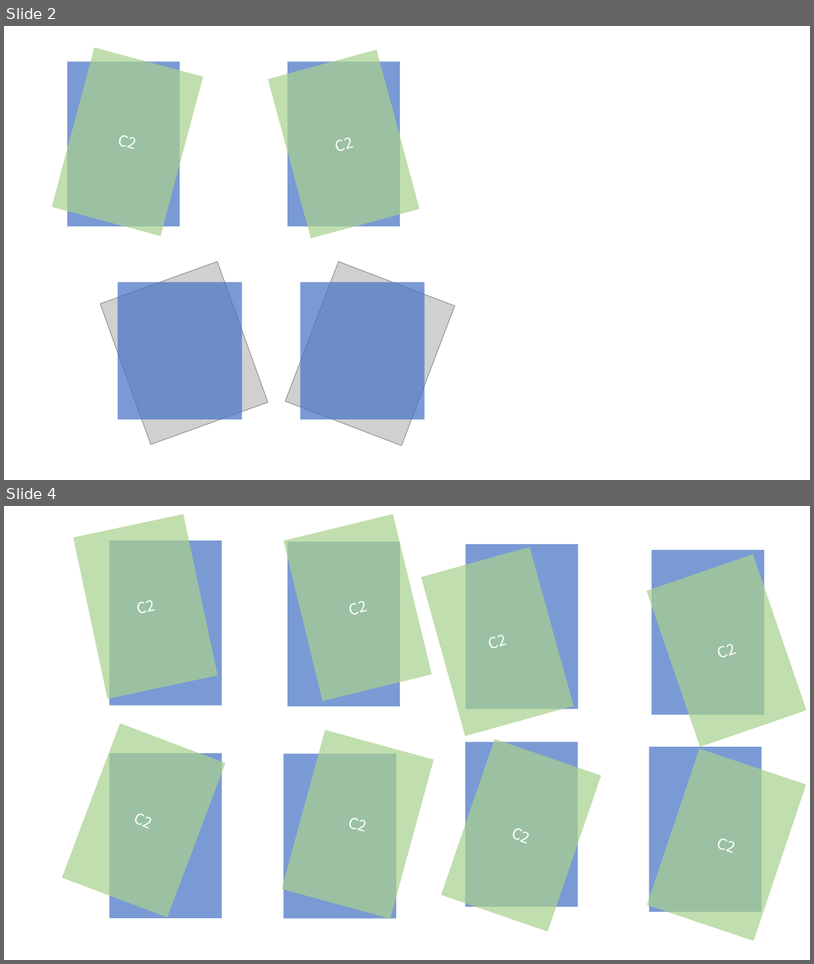
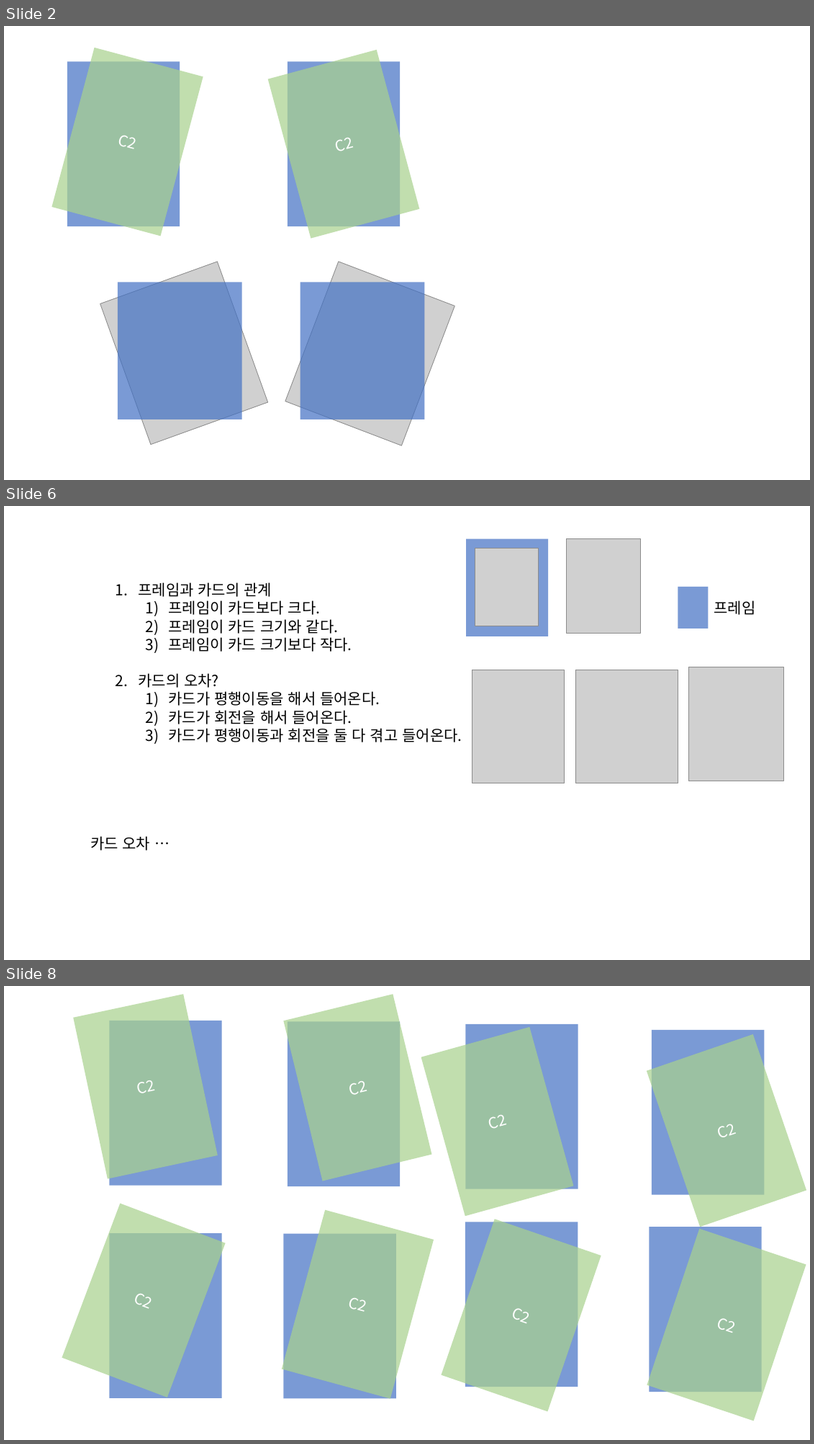
Before and after one commit to KangDoHyeong/PlayingCardsDetection, a slide deck: Doh/rotate.pptx. Shown one above the other, each under a label of ours: slides 2 and 4 before the commit, slides 2, 6 and 8 after it; the slides between them are not shown. The pictures are 814x964 and 814x1444 pixels, drawn with LibreOffice and Linux fonts; fonts in the diff are those of the drawing; grey boxes stand for pictures. Boxes give left, top, right and bottom in pixels: in the first picture for what was removed or moved away, otherwise in the second. Text is boxed around its words. In the diff, an @@ line names an element or a change of style, - is before the commit and + after.

```diff
--- a/Doh/rotate.pptx
+++ b/Doh/rotate.pptx
@@ slide 6 added at <box>4,506,810,960</box>, background #FFFFFF @@
@@ rectangle added at <box>466,538,548,636</box>, fill #4472C4 at 71% opacity @@
@@ picture added at <box>476,548,539,626</box> @@
@@ picture added at <box>566,538,641,633</box> @@
@@ text added at <box>138,582,462,742</box>, 18 pt, text #000000 @@
+1. 프레임과 카드의 관계
+  1) 프레임이 카드보다 크다.
+  2) 프레임이 카드 크기와 같다.
+  3) 프레임이 카드 크기보다 작다.
+2. 카드의 오차?
+  1) 카드가 평행이동을 해서 들어온다.
+  2) 카드가 회전을 해서 들어온다.
+  3) 카드가 평행이동과 회전을 둘 다 겪고 들어온다.
@@ rectangle added at <box>679,587,709,628</box>, fill #4472C4 at 71% opacity @@
@@ text added at <box>715,600,756,615</box>, 18 pt, text #000000 @@
+프레임
@@ picture added at <box>473,669,565,782</box> @@
@@ picture added at <box>576,669,679,782</box> @@
@@ picture added at <box>689,667,784,780</box> @@
@@ text added at <box>90,836,151,850</box>, 18 pt, text #000000 @@
+카드 오차 …
@@ what was slide 4 is now slide 8 @@
```
Also in this commit, not shown: 4 other slides added, 1 slide removed, 2 other files.
